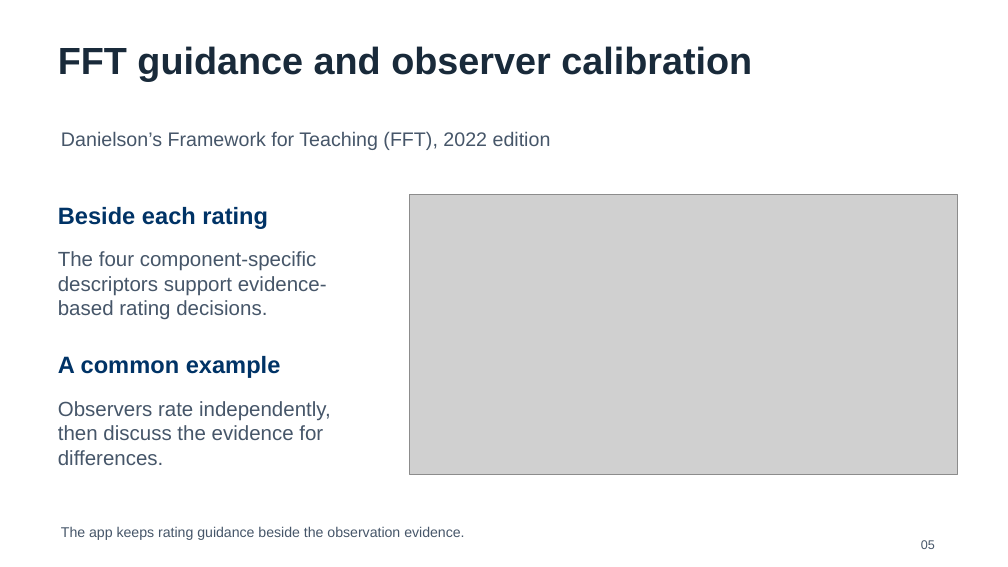
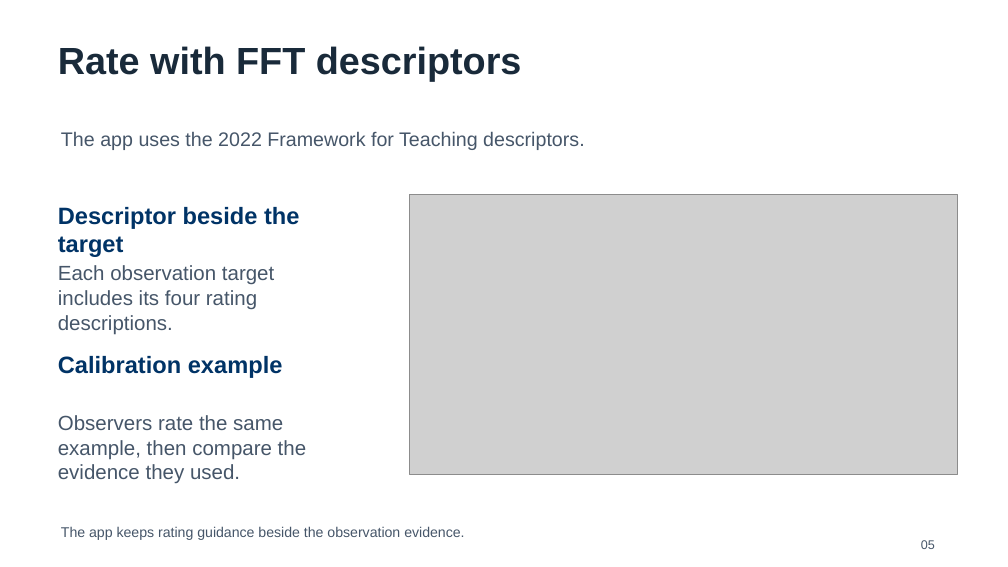
Before and after one commit to bodangren/ra-math-advantage, a slide deck: slide 5 of outputs/danielson-slt_20260907/output/HDKWA-Danielson-SLT-Feature-Review-Final.pptx. Drawn at 1008x567 pixels with LibreOffice and Linux fonts; fonts in the diff are those of the drawing; grey boxes stand for pictures. Boxes give left, top, right and bottom in pixels: in the first picture for what was removed or moved away, otherwise in the second. Text is boxed around its words. In the diff, an @@ line names an element or a change of style, - is before the commit and + after.

Commit message:
docs(danielson): rewrite SLT deck for school review

```diff
--- a/outputs/danielson-slt_20260907/output/HDKWA-Danielson-SLT-Feature-Review-Final.pptx
+++ b/outputs/danielson-slt_20260907/output/HDKWA-Danielson-SLT-Feature-Review-Final.pptx
@@ text at [58, 46, 522, 81]: text changed @@
-FFT guidance and observer calibration
+Rate with FFT descriptors
@@ text at [61, 131, 585, 150]: text changed @@
-Danielson’s Framework for Teaching (FFT), 2022 edition
+The app uses the 2022 Framework for Teaching descriptors.
@@ text at [58, 207, 299, 257]: text changed @@
-Beside each rating
+Descriptor beside the target
@@ text at [58, 265, 274, 335]: text changed @@
-The four component-specific descriptors support evidence-based rating decisions.
+Each observation target includes its four rating descriptions.
@@ text at [58, 356, 283, 378]: text changed @@
-A common example
+Calibration example
@@ text at [58, 415, 306, 483]: text changed @@
-Observers rate independently, then discuss the evidence for differences.
+Observers rate the same example, then compare the evidence they used.
```
Also in this commit, not shown: 15 other slides changed, 2 slides added, 1 slide removed.
